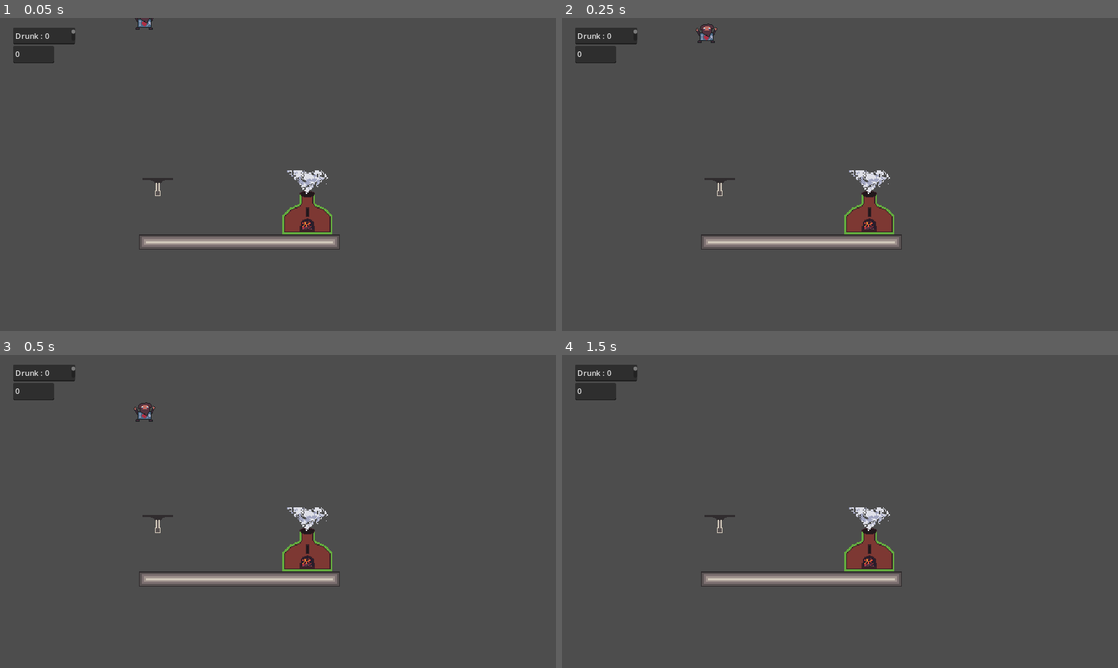
Above: before the commit, frames 1-4 (two rows, left to right).
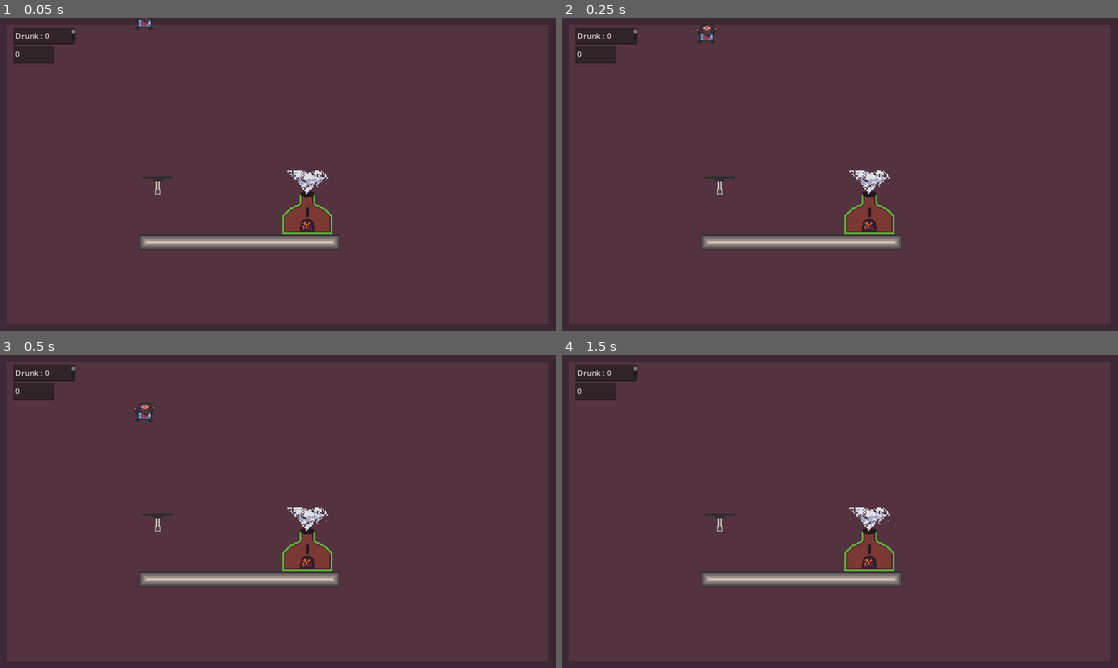
Above: after the commit, the same moments.

Repository: Mrivu/FuriousForge
Game: Godot game, scene res://main.tscn
Two runs of this game, one before a commit and one after it. Both use one fixed random seed, a clock stepped at 60 frames per second and the inputs below.
Inputs:
- Up to frame 1 (0.05 s): no input
- Up to frame 2 (0.25 s): no input
- Up to frame 3 (0.5 s): no input
- Up to frame 4 (1.5 s): hold A (A) 0.53-1.28 s; tap Space (JUMP) at 0.77, 1.07 s; tap S (S) at 0.8, 1.35 s

The runs differ from the first frame. In frame 1, 96% of the frame differs, in the area x 0-100%, y 0-100%; in frame 2, 96%; in frame 3, 96%; in frame 4, 96%.

Commit message:
add chains

Diff:
--- a/FuriousForge/Anvil.gd
+++ b/FuriousForge/Anvil.gd
@@ -7,7 +7,7 @@
 	self.texture = off
 
 func _physics_process(delta):
-	if Global.components[Global.currentLevel] <= 0:
+	if Global.components[Global.currentLevel] <= Global.activeComponents:
 		self.texture = on
 	else:
 		self.texture = off
--- a/FuriousForge/Global.gd
+++ b/FuriousForge/Global.gd
@@ -3,3 +3,4 @@
 var currentLevel = 0
 
 var components = [0,0,1,1]
+var activeComponents = 0
--- a/FuriousForge/Player.gd
+++ b/FuriousForge/Player.gd
@@ -23,6 +23,7 @@
 var drinking = false
 var drinkTime = 0
 var drunk = false
+var hanging = false
 
 func _physics_process(delta):
 	DText.text = "Drunk : " + str(snapped(drinkTime, 0.1))
@@ -36,50 +37,61 @@
 
 	if Input.is_action_just_pressed("JUMP") and is_on_floor():
 		velocity.y = JUMP_VELOCITY
+	elif Input.is_action_just_pressed("JUMP") and hanging:
+		velocity.y = JUMP_VELOCITY
+		hanging = false
 
 	if Input.is_action_just_pressed("DRINK") and is_on_floor():
 		drinking = true
 		DDTimer.start()
 
 	if Input.is_action_just_pressed("USE") and is_on_floor() and pTip.atForge:
-		if Global.components[Global.currentLevel] > 0:
+		if Global.components[Global.currentLevel] > Global.activeComponents:
 			BGTip.ChangeTip("forgeOff")
 		else:
 			print("Victory")
 			Global.currentLevel += 1
+			Global.activeComponents = 0
 
 	if Input.is_action_just_pressed("USE") and !is_on_floor() and pTip.atToggle:
-		print("Pullesd")
+		hanging = true
+		self.position = Vector2(Toggles.TogglePos1.x,Toggles.TogglePos1.y + 35)
+		if !Toggles.Tog1On:
+			Toggles.Tog1On = true
+			Global.activeComponents += 1
 
 	var direction = Input.get_axis("A", "S")
 	if Input.is_action_pressed("A"):
 		right = false
-		if is_on_floor():
-			if drunk:
-				velocity.x -= SPEED*delta*Friction
+		if !hanging:
+			if is_on_floor():
+				if drunk:
+					velocity.x -= SPEED*delta*Friction
+				else:
+					position.x -= SPEED*Friction*0.01
 			else:
-				position.x -= SPEED*Friction*0.01
-		else:
-			if drunk:
-				velocity.x -= SPEED*delta
-			else:
-				position.x -= SPEED*0.01
+				if drunk:
+					velocity.x -= SPEED*delta
+				else:
+					position.x -= SPEED*0.01
 	elif Input.is_action_pressed("S"):
 		right = true
-		if is_on_floor():
-			if drunk:
-				velocity.x += SPEED*delta*Friction
+		if !hanging:
+			if is_on_floor():
+				if drunk:
+					velocity.x += SPEED*delta*Friction
+				else:
+					position.x += SPEED*Friction*0.01
 			else:
-				position.x += SPEED*Friction*0.01
-		else:
-			if drunk:
-				velocity.x += SPEED*delta
-			else:
-				position.x += SPEED*0.01
+				if drunk:
+					velocity.x += SPEED*delta
+				else:
+					position.x += SPEED*0.01
 	else:
 		velocity.x = velocity.x * 0.97
 	ChangeSprite()
-	move_and_slide()
+	if !hanging:
+		move_and_slide()
 
 func ChangeSprite():
 	if not is_on_floor():
--- a/FuriousForge/Tip.gd
+++ b/FuriousForge/Tip.gd
@@ -4,6 +4,8 @@
 var atForge = false
 var atToggle = false
 var player = null
+
+var atLoc = null
 
 func _ready():
 	pCol = get_node("../CollisionShape2D")
@@ -19,7 +21,6 @@
 
 func _on_anvil_area_body_entered(pCol):
 	atForge = true
-	print("wow")
 	self.show()
 
 func _on_anvil_area_body_exited(pCol):
@@ -27,11 +28,11 @@
 	self.hide()
 
 
-func _on_toggle_area_body_entered(body):
+func _on_toggle_1_area_body_entered(body):
 	if !player.is_on_floor():
 		atToggle = true
 		self.show()
 
-func _on_toggle_area_body_exited(body):
+func _on_toggle_1_area_body_exited(body):
 	atToggle = false
 	self.hide()
--- /dev/null
+++ b/FuriousForge/ToggleChain.gd
@@ -0,0 +1,11 @@
+extends Sprite2D
+
+var On = preload("res://Togglers/ChainOn.png")
+var Off = preload("res://Togglers/ChainOff.png")
+
+func Ready():
+	self.texture = Off
+
+func _physics_process(delta):
+	if Toggles.Tog1On:
+		self.texture = On
--- /dev/null
+++ b/FuriousForge/Toggles.gd
@@ -0,0 +1,10 @@
+extends Node
+
+var TogglePos1 = Vector2.ZERO
+var Tog1On = false
+var TogglePos2 = Vector2.ZERO
+var Tog2Off = false
+
+func _ready():
+	TogglePos1 = get_node("/root/Main/Toggle1Area").position
+	# +35 y for on pos
--- a/FuriousForge/main.tscn
+++ b/FuriousForge/main.tscn
@@ -1,7 +1,8 @@
-[gd_scene load_steps=17 format=3 uid="uid://cmhyhukkcj7u4"]
+[gd_scene load_steps=19 format=3 uid="uid://cmhyhukkcj7u4"]
 
 [ext_resource type="Script" path="res://Player.gd" id="1_44pia"]
 [ext_resource type="Texture2D" uid="uid://qgk75alhwq56" path="res://Togglers/ChainOff.png" id="1_wujnq"]
+[ext_resource type="Script" path="res://ToggleChain.gd" id="2_cb6kf"]
 [ext_resource type="Texture2D" uid="uid://loinx6732s10" path="res://Dwarf/DR.png" id="2_otrml"]
 [ext_resource type="Texture2D" uid="uid://dadrujhqhm3et" path="res://Platforms.png" id="3_5ttku"]
 [ext_resource type="Script" path="res://SpriteHandler.gd" id="3_xyc4c"]
@@ -13,8 +14,8 @@
 [ext_resource type="Script" path="res://BGTip.gd" id="10_spmmf"]
 [ext_resource type="Script" path="res://StageText.gd" id="11_rb34s"]
 
-[sub_resource type="RectangleShape2D" id="RectangleShape2D_irwb3"]
-size = Vector2(64, 80)
+[sub_resource type="RectangleShape2D" id="RectangleShape2D_qmaqo"]
+size = Vector2(20, 33)
 
 [sub_resource type="RectangleShape2D" id="RectangleShape2D_4gmeo"]
 size = Vector2(31, 30)
@@ -142,20 +143,24 @@
 physics_layer_0/collision_layer = 1
 sources/0 = SubResource("TileSetAtlasSource_mwb2h")
 
+[sub_resource type="RectangleShape2D" id="RectangleShape2D_irwb3"]
+size = Vector2(64, 66)
+
 [node name="Main" type="Node2D"]
 
-[node name="ToggleArea" type="Area2D" parent="."]
+[node name="Toggle1Area" type="Area2D" parent="."]
 z_index = -1
-position = Vector2(327, 363)
-
-[node name="Toggle" type="Sprite2D" parent="ToggleArea"]
+position = Vector2(327, 360)
+
+[node name="Toggle" type="Sprite2D" parent="Toggle1Area"]
 z_index = 1
 scale = Vector2(2, 2)
 texture = ExtResource("1_wujnq")
-
-[node name="CollisionShape2D" type="CollisionShape2D" parent="ToggleArea"]
-position = Vector2(0, 7)
-shape = SubResource("RectangleShape2D_irwb3")
+script = ExtResource("2_cb6kf")
+
+[node name="ToggleArea" type="CollisionShape2D" parent="Toggle1Area"]
+position = Vector2(0, 19.5)
+shape = SubResource("RectangleShape2D_qmaqo")
 
 [node name="Player" type="CharacterBody2D" parent="."]
 position = Vector2(300, 0)
@@ -208,7 +213,6 @@
 shape = SubResource("RectangleShape2D_irwb3")
 
 [node name="Bgff" type="Sprite2D" parent="."]
-visible = false
 z_index = -3
 position = Vector2(576, 324)
 scale = Vector2(1.47692, 1.35)
@@ -234,8 +238,8 @@
 text = "Stage - 0"
 script = ExtResource("11_rb34s")
 
-[connection signal="body_entered" from="ToggleArea" to="Player/Tip" method="_on_toggle_area_body_entered"]
-[connection signal="body_exited" from="ToggleArea" to="Player/Tip" method="_on_toggle_area_body_exited"]
+[connection signal="body_entered" from="Toggle1Area" to="Player/Tip" method="_on_toggle_1_area_body_entered"]
+[connection signal="body_exited" from="Toggle1Area" to="Player/Tip" method="_on_toggle_1_area_body_exited"]
 [connection signal="timeout" from="Player/DrinkDuration" to="Player" method="_on_drink_duration_timeout"]
 [connection signal="body_entered" from="AnvilArea" to="Player/Tip" method="_on_anvil_area_body_entered"]
 [connection signal="body_exited" from="AnvilArea" to="Player/Tip" method="_on_anvil_area_body_exited"]
--- a/FuriousForge/project.godot
+++ b/FuriousForge/project.godot
@@ -18,6 +18,7 @@
 [autoload]
 
 Global="*res://Global.gd"
+Toggles="*res://Toggles.gd"
 
 [display]
 
